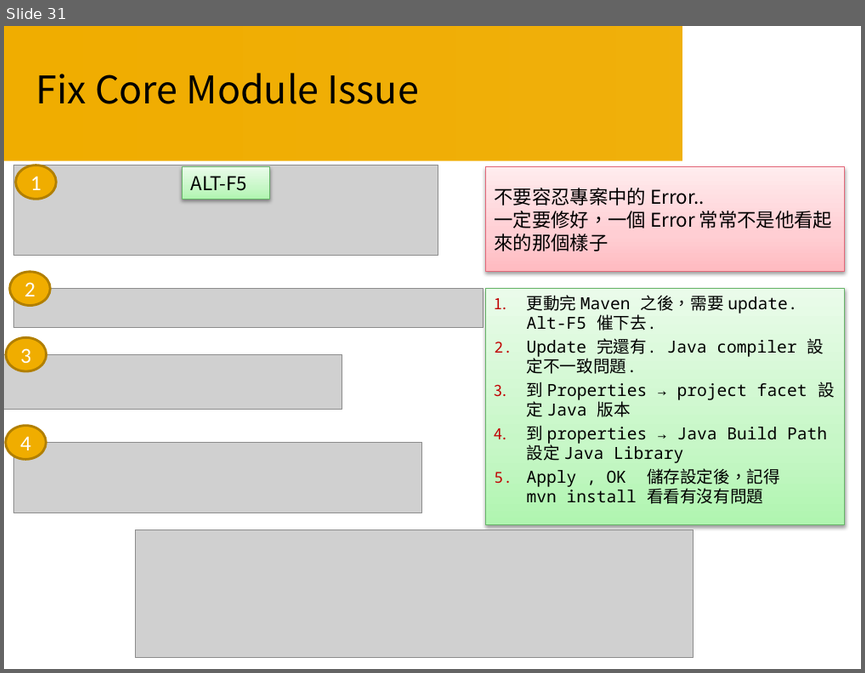
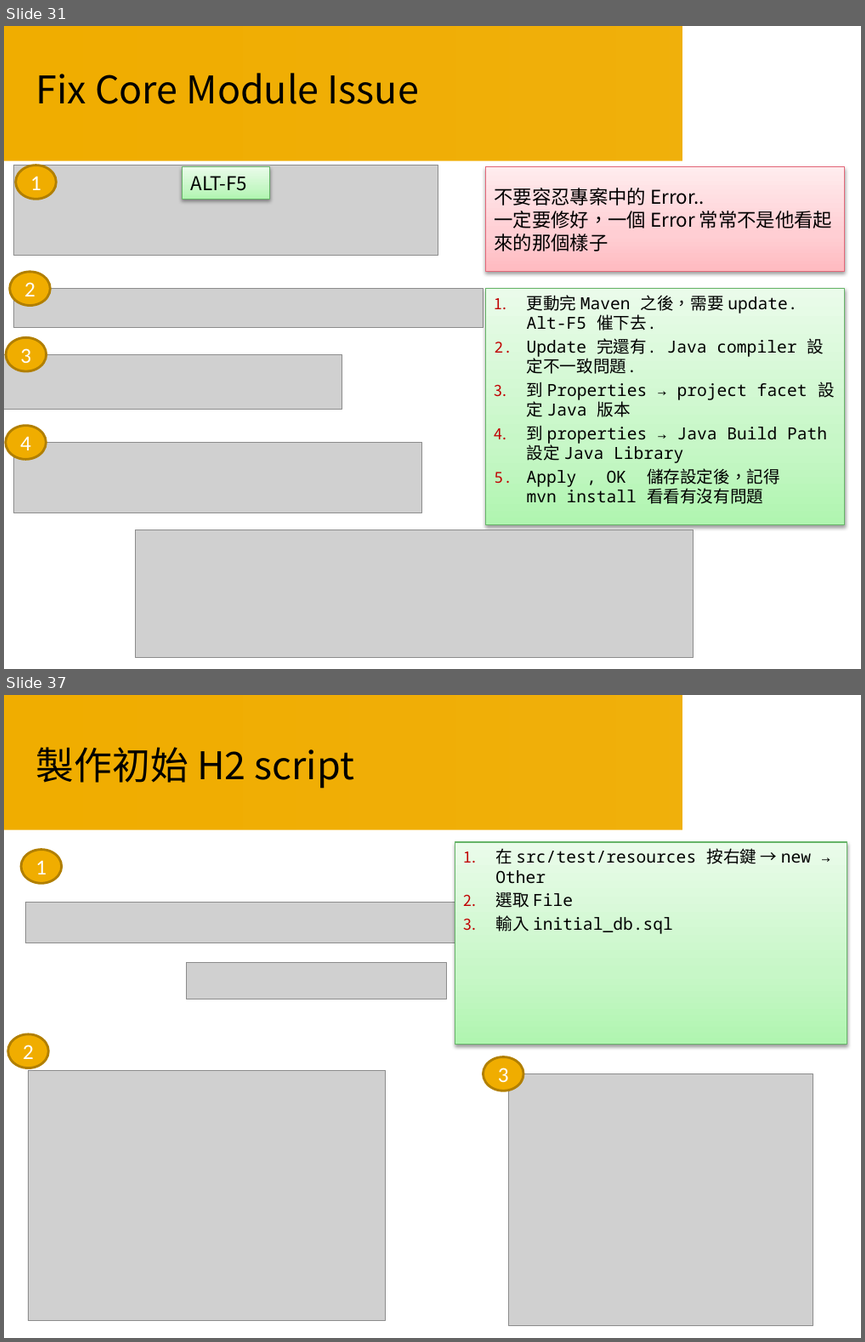
Before and after one commit to Smoker21/Course, a slide deck: Course05/Java Course 05.pptx. Shown one above the other, each under a label of ours: slide 31 before the commit, slides 31 and 37 after it; the slides between them are not shown. The pictures are 865x673 and 865x1342 pixels, drawn with LibreOffice and Linux fonts; fonts in the diff are those of the drawing; grey boxes stand for pictures; background and template pictures are left out. Boxes give left, top, right and bottom in pixels: in the first picture for what was removed or moved away, otherwise in the second. Text is boxed around its words. In the diff, an @@ line names an element or a change of style, - is before the commit and + after.

```diff
--- a/Course05/Java Course 05.pptx
+++ b/Course05/Java Course 05.pptx
@@ slide 37 added at <box>4,695,861,1338</box>, background #FFFFFF; not listed: 1 template element that a slide beside it also shows @@
@@ title added at <box>36,747,354,789</box>, 32 pt, text #000000 @@
+製作初始 H2 script
@@ rectangle added at <box>454,842,846,1044</box>, fill gradient #B0F6B1 to #C8F8C8 to #E9FDE9, outline #67B569 0.75 pt, 14 pt, text #000000 @@
+1. 在 src/test/resources 按右鍵 → new → Other
+2. 選取 File
+3. 輸入 initial_db.sql
@@ ellipse added at <box>21,849,62,883</box>, fill #F0AD00, outline #B28000 2 pt, 18 pt, text #FFFFFF @@
+1
@@ picture added at <box>25,902,454,943</box> @@
@@ picture added at <box>187,962,446,999</box> @@
@@ ellipse added at <box>8,1034,48,1067</box>, fill #F0AD00, outline #B28000 2 pt, 18 pt, text #FFFFFF @@
+2
@@ picture added at <box>28,1071,386,1320</box> @@
@@ ellipse added at <box>483,1056,523,1090</box>, fill #F0AD00, outline #B28000 2 pt, 18 pt, text #FFFFFF @@
+3
@@ picture added at <box>509,1074,813,1326</box> @@
```
Also in this commit, not shown: 4 slides changed, 5 other slides added, 1 slide removed, 9 other files.
